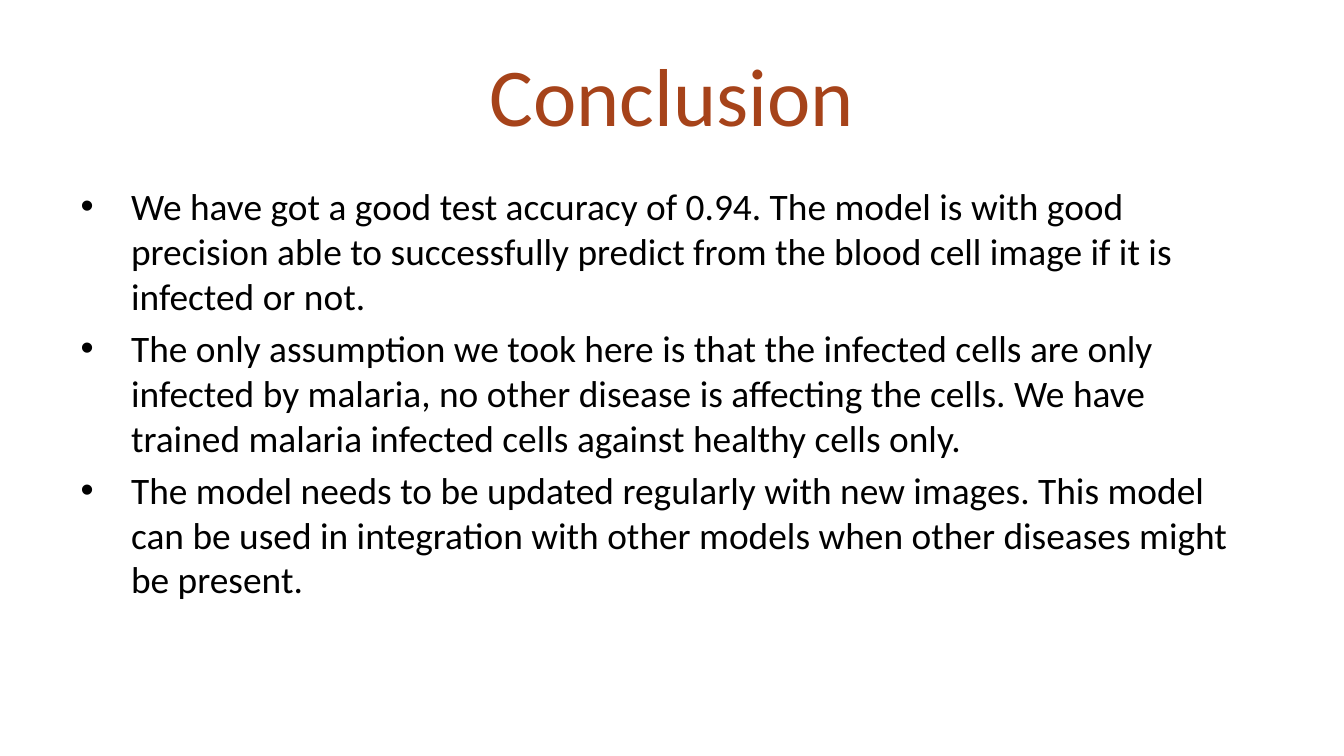
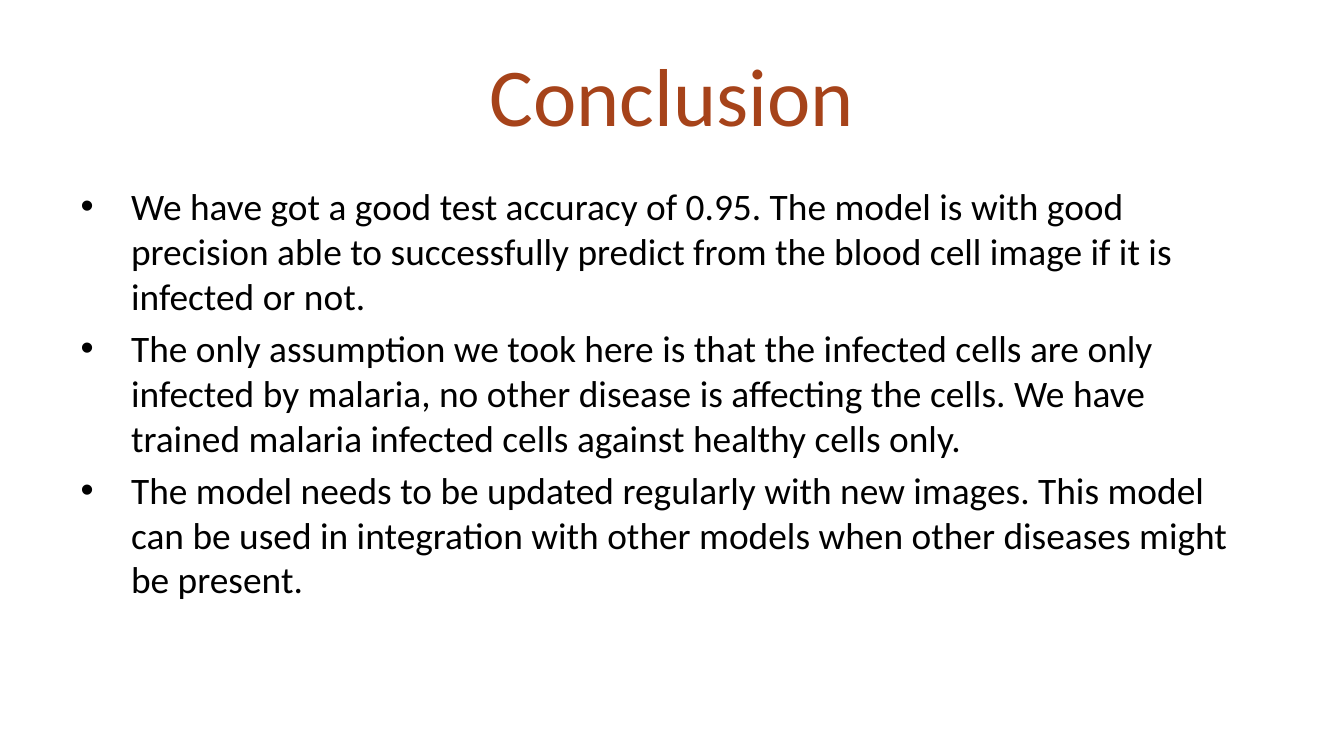
Before and after one commit to vaibhagarwal/Projects, a slide deck: slide 17 of Image_Classifcation_keras/Malaria_prediction_Presentation.pptx. Drawn at 1344x756 pixels with LibreOffice and Linux fonts; fonts in the diff are those of the drawing. Boxes give left, top, right and bottom in pixels: in the first picture for what was removed or moved away, otherwise in the second. Text is boxed around its words. In the diff, an @@ line names an element or a change of style, - is before the commit and + after.

```diff
--- a/Image_Classifcation_keras/Malaria_prediction_Presentation.pptx
+++ b/Image_Classifcation_keras/Malaria_prediction_Presentation.pptx
@@ text at [131,194,1171,311]: text changed @@
-• We have got a good test accuracy of 0.94. The model is with good precision able to successfully predict from the blood cell image if it is infected or not.
+• We have got a good test accuracy of 0.95. The model is with good precision able to successfully predict from the blood cell image if it is infected or not.
```
Also in this commit, not shown: 8 other slides changed, 1 slide added, 1 slide removed, 1 other file.
